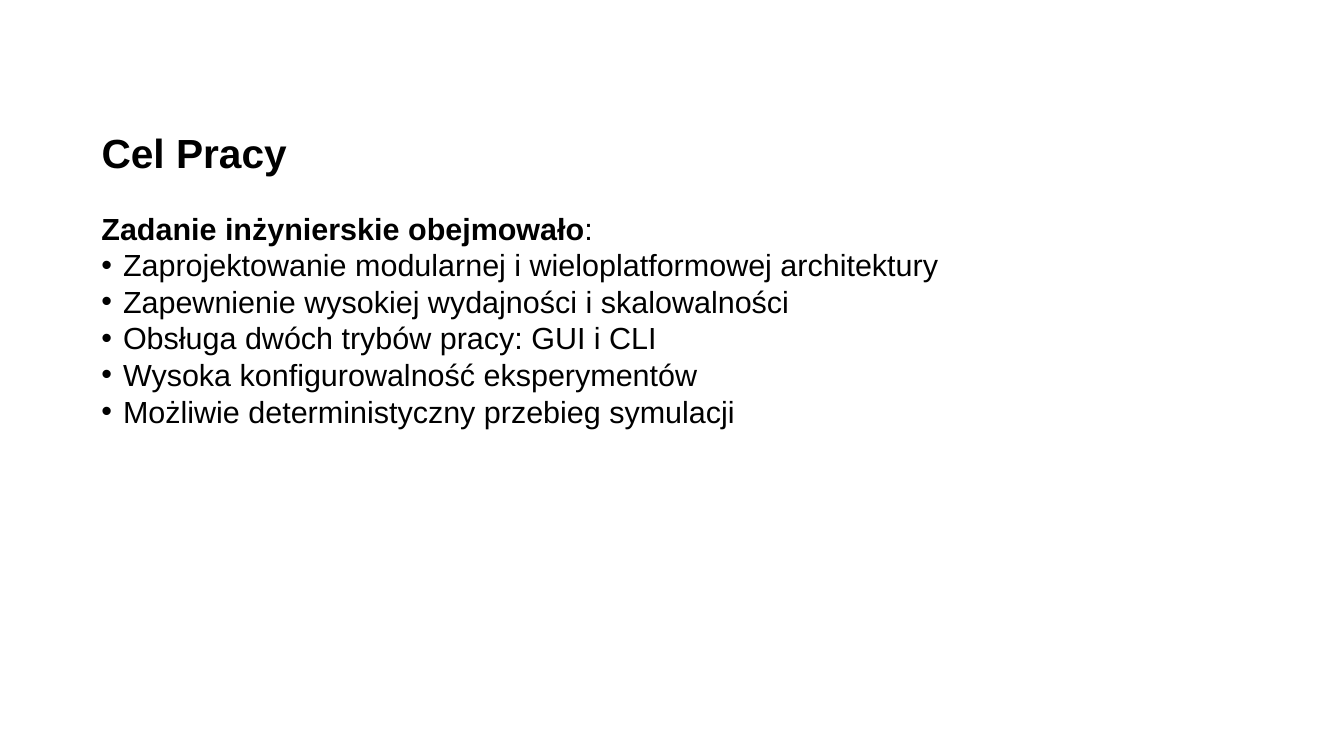
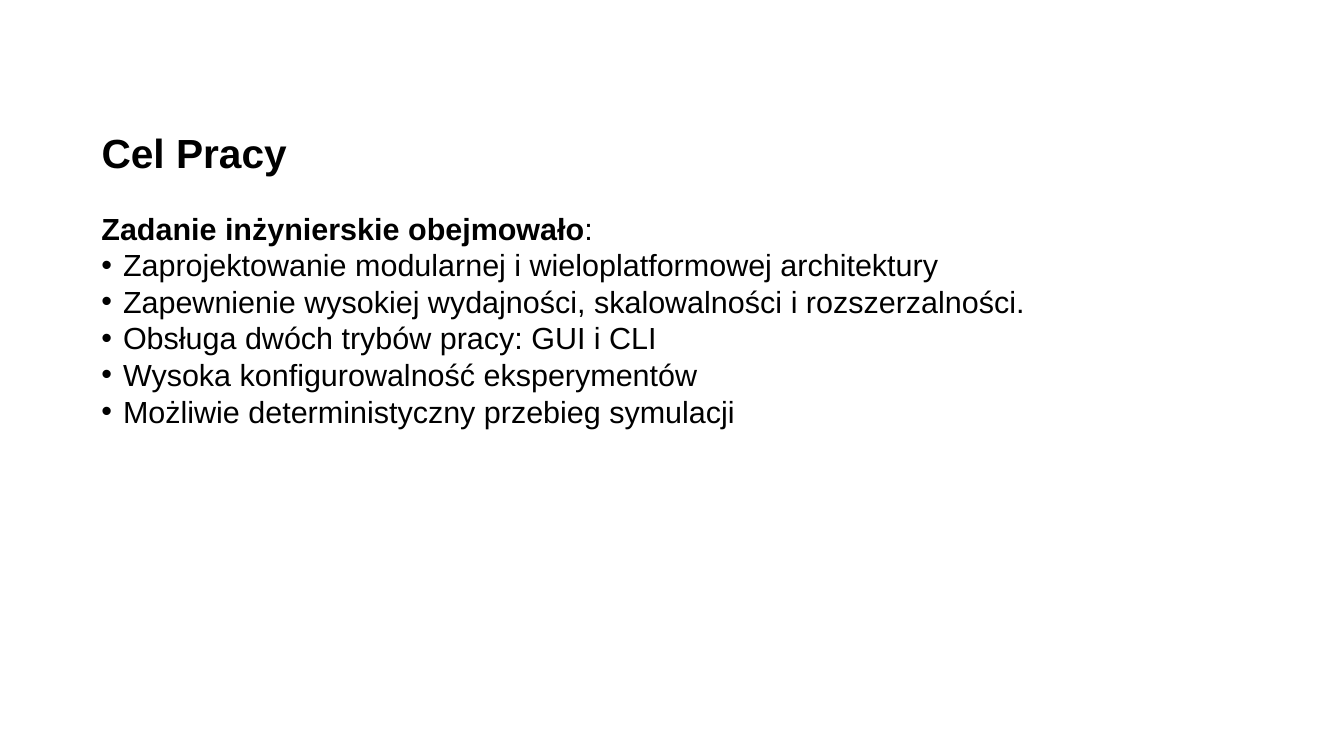
Before and after one commit to Filip-Rak/ecosystem-cc-results, a slide deck: slide 2 of docs/presentation.ppt. Drawn at 1344x756 pixels with LibreOffice and Linux fonts; fonts in the diff are those of the drawing; background and template pictures are left out. Boxes give left, top, right and bottom in pixels: in the first picture for what was removed or moved away, otherwise in the second. Text is boxed around its words. In the diff, an @@ line names an element or a change of style, - is before the commit and + after.

Commit message:
update presentation

```diff
--- a/docs/presentation.ppt
+++ b/docs/presentation.ppt
@@ text at [123,290,1025,319]: text changed @@
-• Zapewnienie wysokiej wydajności i skalowalności
+• Zapewnienie wysokiej wydajności, skalowalności i rozszerzalności.
```
Also in this commit, not shown: 3 slides added, 3 other files.
